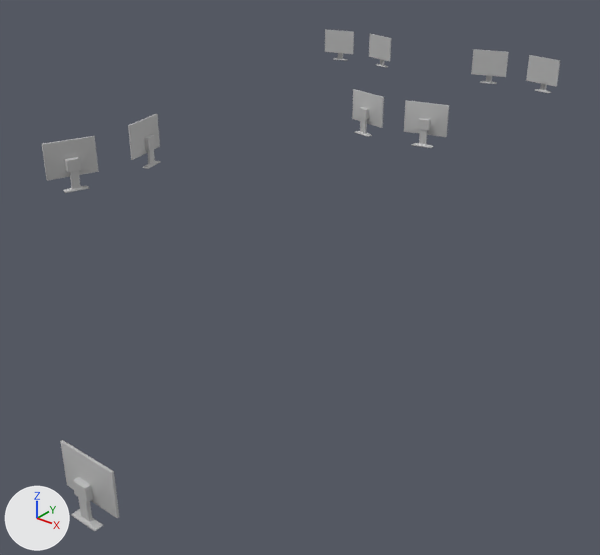
Before and after pictures for a commit that changed the FBX model Assets/Art/04_Props/Monitor/Prop_PoliceDept_Monitor.fbx.
Before and after are seen from a 50 mm lens placed at (3.92, -2.62, 4.01), pointed at (-1.81, 4.54, -0.43). The axes (+X, +Y, +Z) are drawn at lower left. The lights are the same throughout. Where no turn or scale is listed for an object, it has been applied to the vertices.

In view in the first picture: 'Prop_Monitor', 'Prop_Monitor1', 'Prop_Monitor2', 'Prop_Monitor3', 'Prop_Monitor4', 'Prop_Monitor5', 'Prop_Monitor6', 'Prop_Monitor7', 'Prop_Monitor8'.
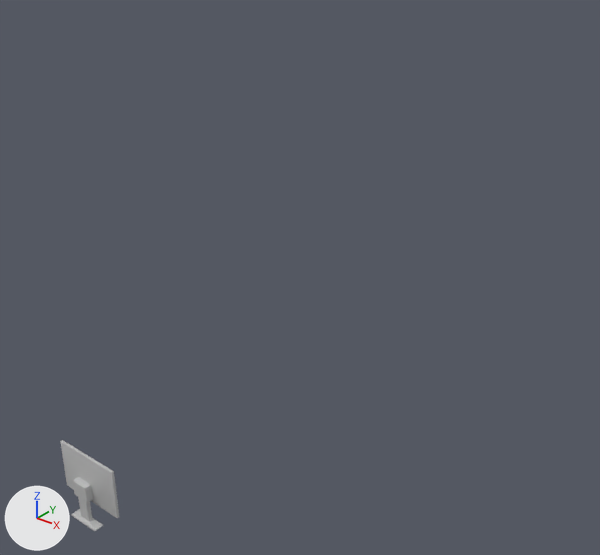
Edits to the scene script, one JSON object a line:
```json
{"op": "remove", "block": "ob_prop_monitor5", "code": ["ob_prop_monitor5 = bpy.data.objects.new('Prop_Monitor5', me_mesh_004)", "ob_prop_monitor5.location = (-1.07, 6.05, 1.03)"]}
{"op": "remove", "block": "ob_prop_monitor3", "code": ["ob_prop_monitor3 = bpy.data.objects.new('Prop_Monitor3', me_mesh_002)", "ob_prop_monitor3.location = (-1.99, 9.52, 1.03)"]}
{"op": "remove", "block": "ob_prop_monitor8", "code": ["ob_prop_monitor8 = bpy.data.objects.new('Prop_Monitor8', me_mesh_007)", "ob_prop_monitor8.location = (-3.04, 2.33, 1.07)"]}
{"op": "remove", "block": "ob_prop_monitor6", "code": ["ob_prop_monitor6 = bpy.data.objects.new('Prop_Monitor6', me_mesh_005)", "ob_prop_monitor6.location = (-1.9, 6.03, 1.03)"]}
{"op": "remove", "block": "ob_prop_monitor1", "code": ["ob_prop_monitor1 = bpy.data.objects.new('Prop_Monitor1', me_mesh)", "ob_prop_monitor1.location = (-4.92, 9.54, 1.03)"]}
{"op": "remove", "block": "ob_prop_monitor2", "code": ["ob_prop_monitor2 = bpy.data.objects.new('Prop_Monitor2', me_mesh_001)", "ob_prop_monitor2.location = (-4.06, 9.54, 1.03)"]}
{"op": "remove", "block": "ob_prop_monitor4", "code": ["ob_prop_monitor4 = bpy.data.objects.new('Prop_Monitor4', me_mesh_003)", "ob_prop_monitor4.location = (-1.11, 9.51, 1.03)"]}
{"op": "remove", "block": "ob_prop_monitor7", "code": ["ob_prop_monitor7 = bpy.data.objects.new('Prop_Monitor7', me_mesh_006)", "ob_prop_monitor7.location = (-3.04, 3.33, 1.07)"]}
```

Location of each change, [x1, y1, x2, y2] in pixels of the pictures (600 x 555 px; the box of a moved part takes in the faces that stretch with it):
```json
{"object": "Prop_Monitor8", "change": "deleted", "before": [42, 136, 99, 193]}
{"object": "Prop_Monitor5", "change": "deleted", "before": [404, 100, 449, 148]}
{"object": "Prop_Monitor7", "change": "deleted", "before": [128, 114, 160, 169]}
{"object": "Prop_Monitor6", "change": "deleted", "before": [352, 89, 384, 137]}
{"object": "Prop_Monitor3", "change": "deleted", "before": [471, 49, 509, 84]}
{"object": "Prop_Monitor4", "change": "deleted", "before": [526, 55, 560, 93]}
{"object": "Prop_Monitor1", "change": "deleted", "before": [325, 29, 354, 61]}
{"object": "Prop_Monitor2", "change": "deleted", "before": [369, 34, 391, 68]}
{"part": 1, "of": "me_mesh", "change": "moved or reshaped", "before": [325, 29, 354, 61], "after": [60, 440, 119, 531]}
```
